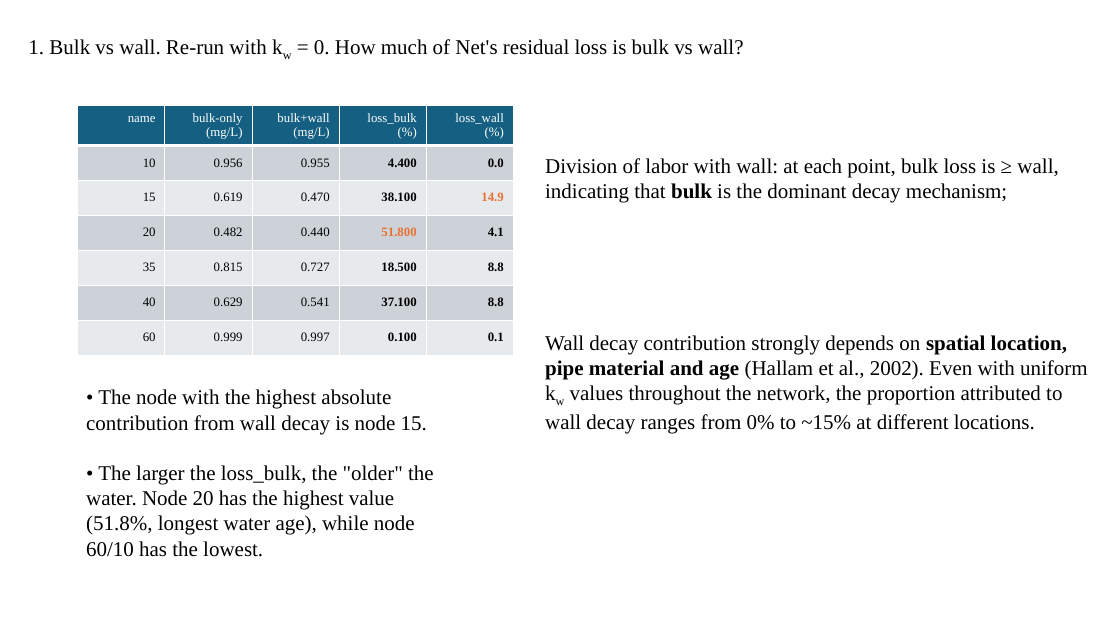
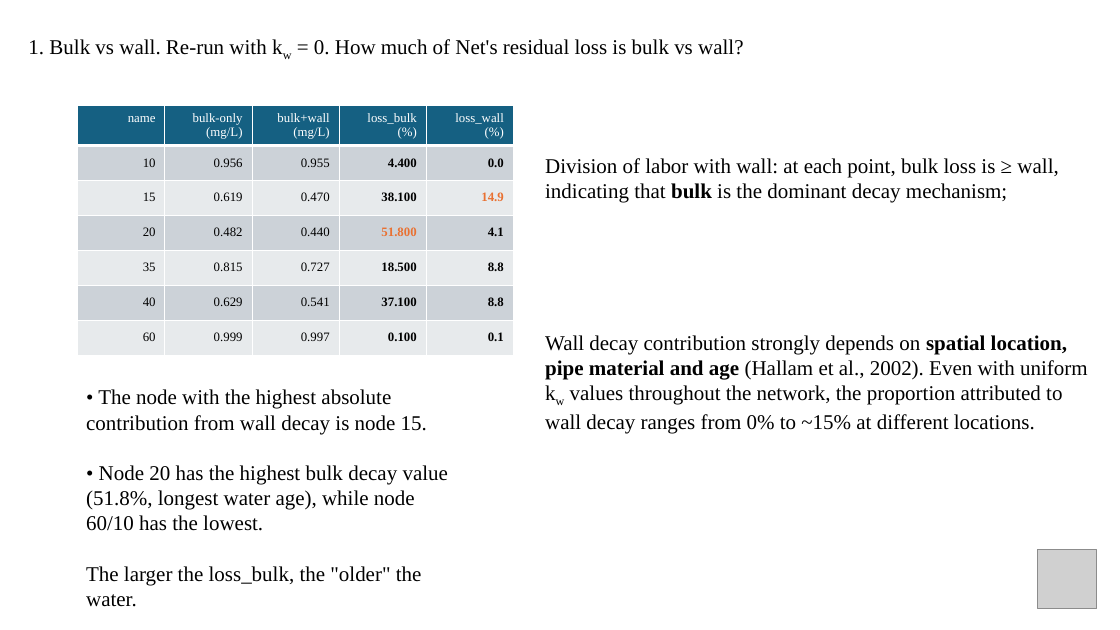
Before and after one commit to Strongxlb/Graduation-Project, a slide deck: slide 6 of meetings/我/6.2.pptx. Drawn at 1120x630 pixels with LibreOffice and Linux fonts; fonts in the diff are those of the drawing; grey boxes stand for pictures. Boxes give left, top, right and bottom in pixels: in the first picture for what was removed or moved away, otherwise in the second. Text is boxed around its words. In the diff, an @@ line names an element or a change of style, - is before the commit and + after.

```diff
--- a/meetings/我/6.2.pptx
+++ b/meetings/我/6.2.pptx
@@ text at box(86, 465, 448, 607): text changed @@
-• The larger the loss_bulk, the "older" the water. Node 20 has the highest value (51.8%, longest water age), while node 60/10 has the lowest.
+• Node 20 has the highest bulk decay value (51.8%, longest water age), while node 60/10 has the lowest.
+The larger the loss_bulk, the "older" the water.
@@ picture added at box(1038, 549, 1097, 609) @@
```
Also in this commit, not shown: 11 other slides changed, 42 other files.
